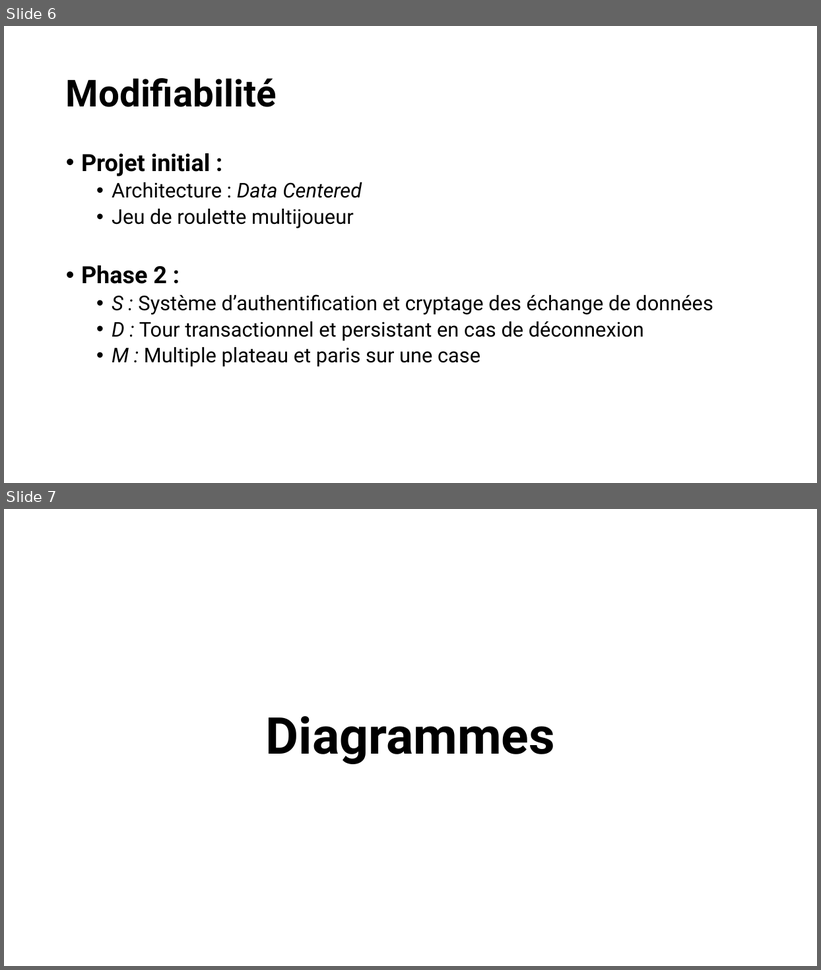
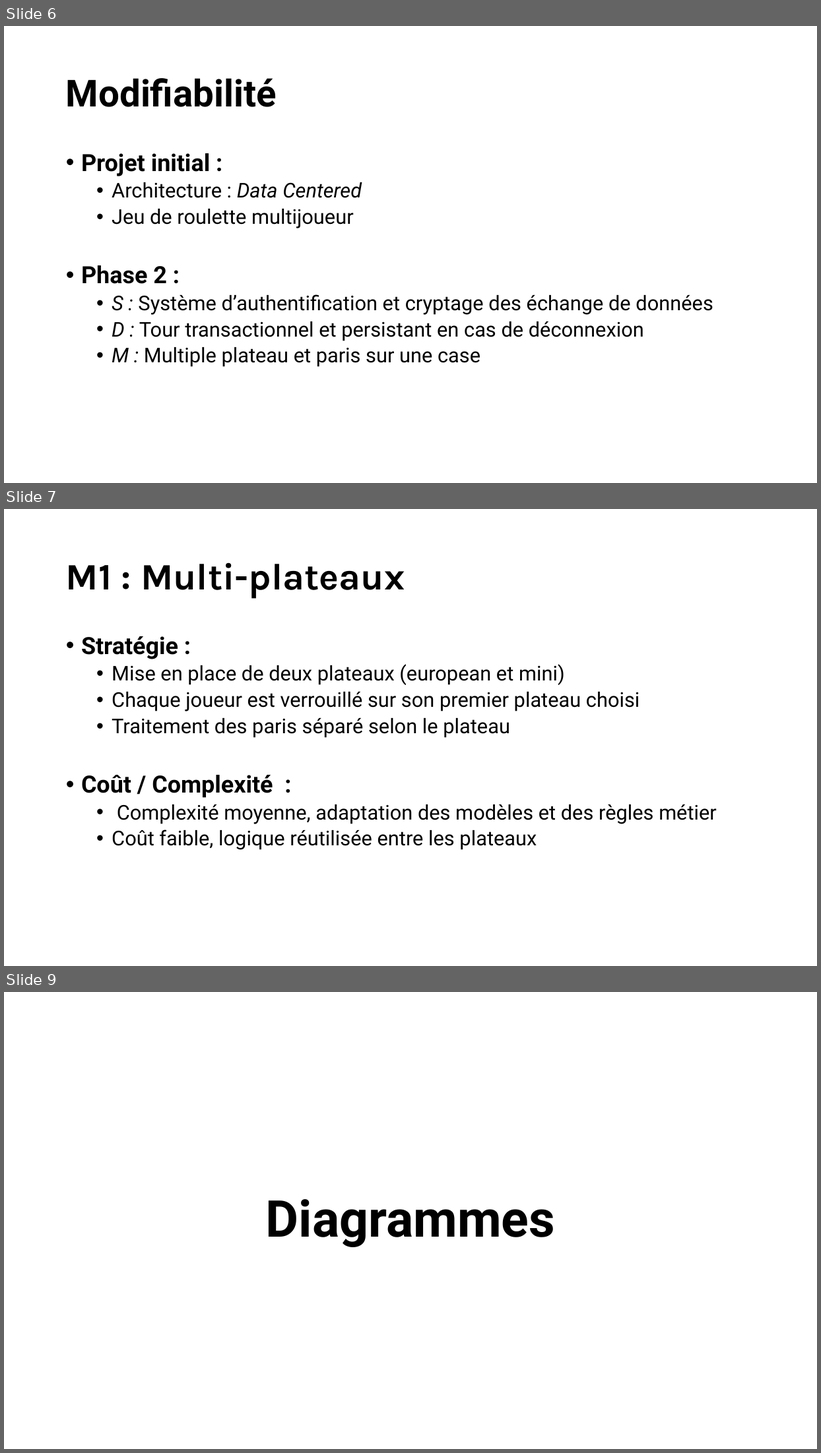
Before and after one commit to RobinSteiger/ASAD, a slide deck: doc/presentation.pptx. Shown one above the other, each under a label of ours: slides 6 and 7 before the commit, slides 6, 7 and 9 after it; the slides between them are not shown. The pictures are 821x970 and 821x1453 pixels, drawn with LibreOffice and Linux fonts; fonts in the diff are those of the drawing. Boxes give left, top, right and bottom in pixels: in the first picture for what was removed or moved away, otherwise in the second. Text is boxed around its words. In the diff, an @@ line names an element or a change of style, - is before the commit and + after.

```diff
--- a/doc/presentation.pptx
+++ b/doc/presentation.pptx
@@ slide 7 added at (4, 509, 817, 966), background #FFFFFF @@
@@ title added at (66, 563, 405, 599), 44 pt, text #000000, bold @@
+M1 : Multi-plateaux
@@ text added at (81, 636, 717, 850), 24 pt, text #000000 @@
+• Stratégie :
+  • Mise en place de deux plateaux (european et mini)
+  • Chaque joueur est verrouillé sur son premier plateau choisi
+  • Traitement des paris séparé selon le plateau
+• Coût / Complexité :
+  • Complexité moyenne, adaptation des modèles et des règles métier
+  • Coût faible, logique réutilisée entre les plateaux
@@ what was slide 7 is now slide 9 @@
```
Also in this commit, not shown: 1 other slide added, 1 other file.
